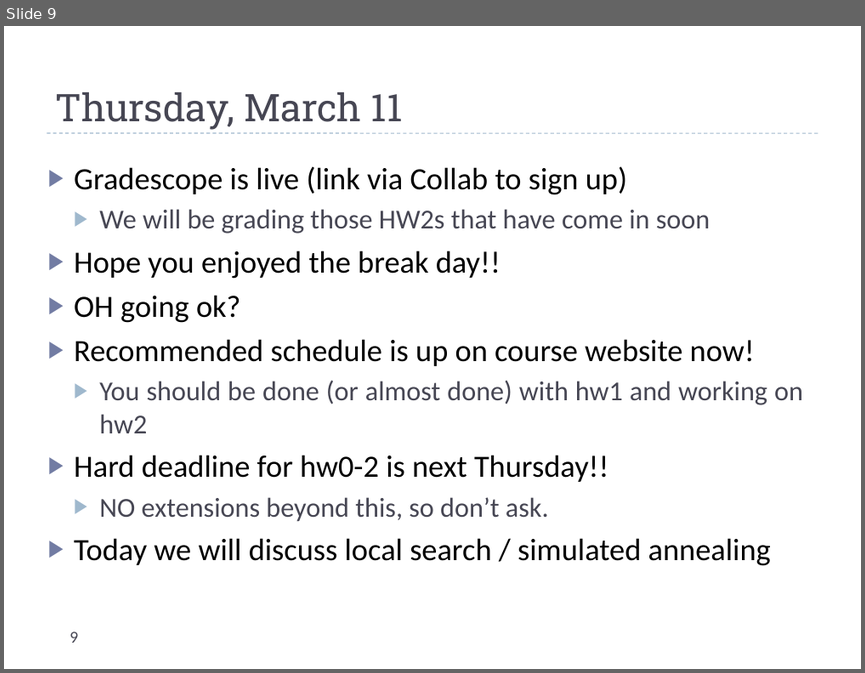
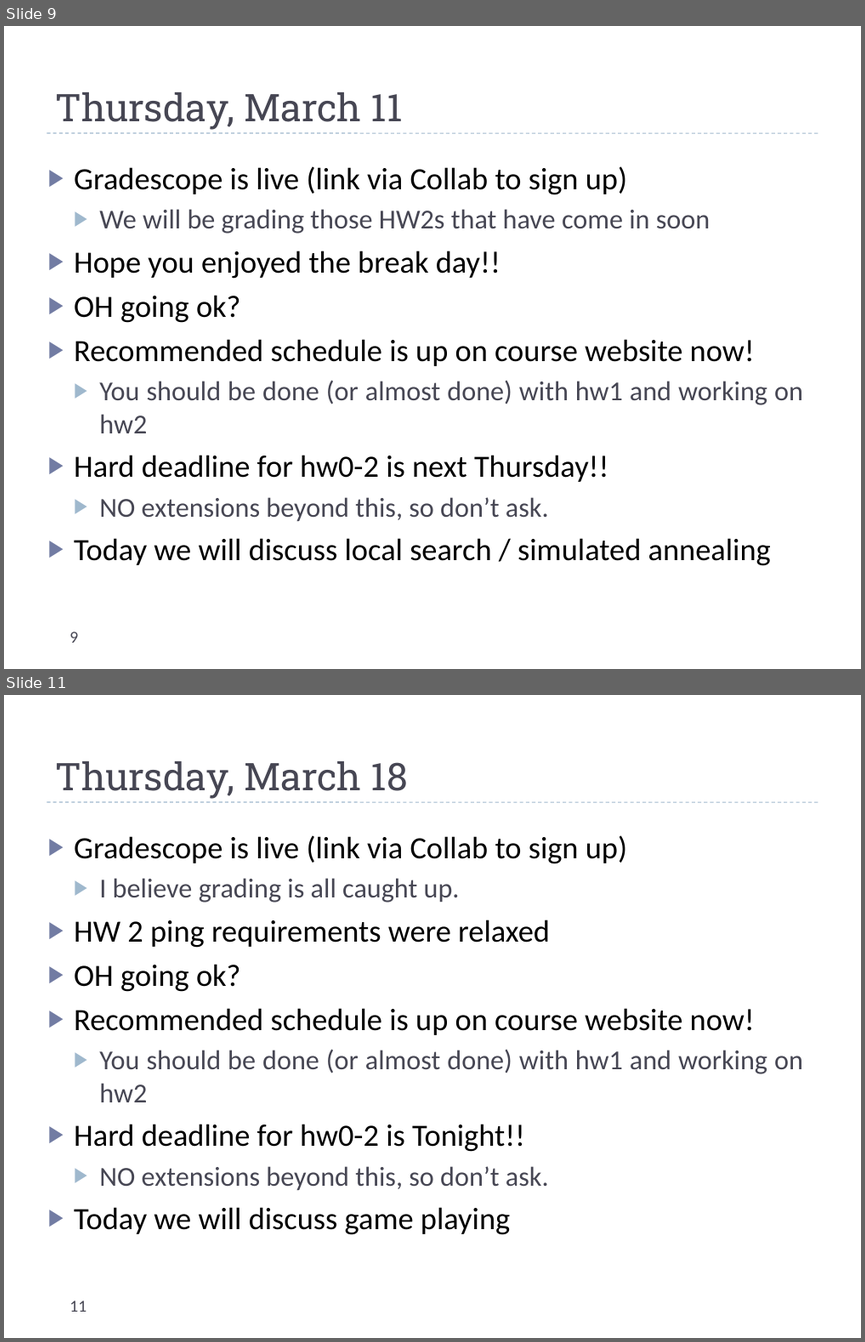
Before and after one commit to markfloryan/AI, a slide deck: slides/dailyannouncements.pptx. Shown one above the other, each under a label of ours: slide 9 before the commit, slides 9 and 11 after it; the slides between them are not shown. The pictures are 865x673 and 865x1342 pixels, drawn with LibreOffice and Linux fonts; fonts in the diff are those of the drawing. Boxes give left, top, right and bottom in pixels: in the first picture for what was removed or moved away, otherwise in the second. Text is boxed around its words. In the diff, an @@ line names an element or a change of style, - is before the commit and + after.

```diff
--- a/slides/dailyannouncements.pptx
+++ b/slides/dailyannouncements.pptx
@@ slide 11 added at (4, 695, 861, 1338), background #FFFFFF; not listed: 1 template element that a slide beside it also shows @@
@@ title added at (55, 761, 408, 799), 32 pt, text #464653 @@
+Thursday, March 18
@@ text added at (74, 835, 803, 1235), 26 pt, text #000000 @@
+▶ Gradescope is live (link via Collab to sign up)
+  ▶ I believe grading is all caught up.
+▶ HW 2 ping requirements were relaxed
+▶ OH going ok?
+▶ Recommended schedule is up on course website now!
+  ▶ You should be done (or almost done) with hw1 and working on hw2
+▶ Hard deadline for hw0-2 is Tonight!!
+  ▶ NO extensions beyond this, so don’t ask.
+▶ Today we will discuss game playing
@@ page number added at (69, 1300, 86, 1311), 14 pt, text #464653 @@
+11
```
Also in this commit, not shown: 6 other slides added, 18 other files.
